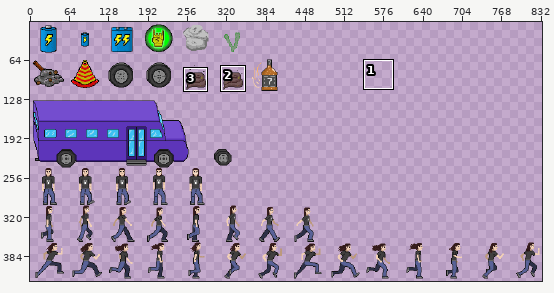
One commit to this sprite sheet: Assets/Art/rocker_sprite_sheet.png. The picture above shows the old version from afar; the outline marks the close-up.
Close-up. The starting point:
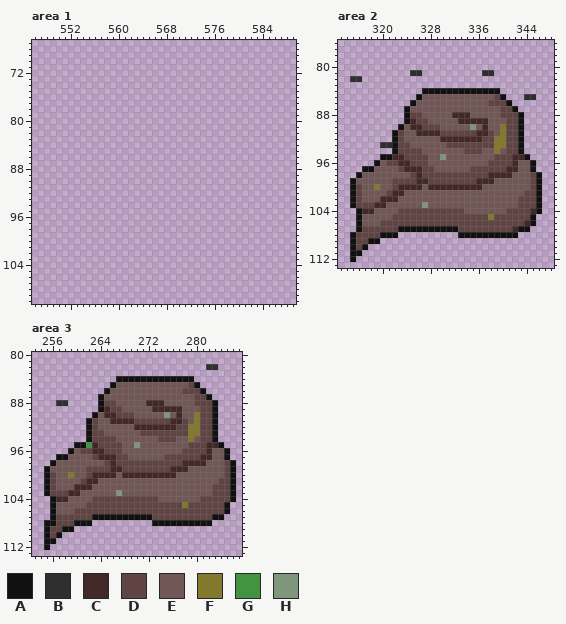
The file is 840x840 pixels. Pixels under 10% opacity are left out. Colours within 5 levels of each other are drawn and written as one. Shown: area 1: x 546..589, y 67..110; area 2: x 313..348, y 76..113; area 3: x 253..287, y 80..113. The wide view leaves out empty margins. The commit also changed other parts of the picture, which this record leaves out.
Palette (. is transparent): A #111111  B #2f2f2f  C #432828  D #604343  E #725757  F #82792c  G #429442  H #7e977c
Pixels before, area 2, first column x 315:
 81 ..........BB..........BB........
 82 BB..............................
 83 ................................
 84 ............AAAAAAAAAAAAA.......
 85 ...........AEEEEEEEEEEEEDA...BB.
 86 ..........AEEEEEEEEEEEEDDDA.....
 87 .........AEEEEEEEEEEEEEEEDDA....
 88 .........ADDEEEEECCCEEEEEDDDA...
 89 .........ACDDEEEEECCCCCEEEDDA...
 90 ........AECCDDDEEEEEHECEEFDDA...
 91 .......ADEECCCCDDDDDDCCDEFDDA...
 92 .......ADEEEEEECCCCCCCDDFFDDA...
 93 .....BBADDEEEEEEDDDDDDDDFFDDA...
 94 .......ADDDDEEEEEEEDDDEEFEDDA...
 95 .....AACCDDDDEEHEEEEEEEEDDDCCA..
 96 ....AEDDCCDDDEEEEEEEEEEDDDDCEEA.
 97 ..AAEEEEDCCCDDEEEEEEDDDDDDCCEEA.
 98 .AEEEEEEEEDCDDDDDDDDDDDCCCCEEEDA
 99 AEEEEEEDDDDCCDDDDDDDDCCCEEEEEEDA
100 ADEEFEEDCCCCECCCCCCCCCEEEEEEEEDA
101 ADEEEEDCCEEEEEEEEEEEEEEEEEEEEDDA
102 ADEEECCCEEEEEEEEEEEEEEEEEEEEDDDA
103 ADDDCCEEEEEEHEEEEEEEEEEEEEEEDDDA
104 .ACCEEEEDDDDDDDDDDDEEEEEEEDDDDCA
105 .AEEEEEDDDDDDDDDDDDDDDDFDDDDDDA.
106 .AEEEDDDDDDDDDDDDDDDDDDDDDDDDCA.
107 .ADDDDDDAAAAAAAAAADDDDDDDDDCAA..
108 ADDDDAAA..........AAAAAAAAAA....
109 ADDAA...........................
110 ADA.............................
111 AA..............................
112 A...............................
Pixels before, area 3, first column x 255:
 82 ...........................BB...
 83 ................................
 84 ............AAAAAAAAAAAAA.......
 85 ...........AEEEEEEEEEEEEDA......
 86 ..........AEEEEEEEEEEEEDDDA.....
 87 .........AEEEEEEEEEEEEEEEDDA....
 88 ..BB.....ADDEEEEECCCEEEEEDDDA...
 89 .........ACDDEEEEECCCCCEEEDDA...
 90 ........AECCDDDEEEEEHECEEFDDA...
 91 .......ADEECCCCDDDDDDCCDEFDDA...
 92 .......ADEEEEEECCCCCCCDDFFDDA...
 93 .......ADDEEEEEEDDDDDDDDFFDDA...
 94 .......ADDDDEEEEEEEDDDEEFEDDA...
 95 .....AAGCDDDDEEHEEEEEEEEDDDCCA..
 96 ....AEDDCCDDDEEEEEEEEEEDDDDCEEA.
 97 ..AAEEEEDCCCDDEEEEEEDDDDDDCCEEA.
 98 .AEEEEEEEEDCDDDDDDDDDDDCCCCEEEDA
 99 AEEEEEEDDDDCCDDDDDDDDCCCEEEEEEDA
100 ADEEFEEDCCCCECCCCCCCCCEEEEEEEEDA
101 ADEEEEDCCEEEEEEEEEEEEEEEEEEEEDDA
102 ADEEECCCEEEEEEEEEEEEEEEEEEEEDDDA
103 ADDDCCEEEEEEHEEEEEEEEEEEEEEEDDDA
104 .ACCEEEEDDDDDDDDDDDEEEEEEEDDDDDA
105 .AEEEEEDDDDDDDDDDDDDDDDFDDDDDDA.
106 .AEEEDDDDDDDDDDDDDDDDDDDDDDDDDA.
107 .ADDDDDDAAAAAAAAAADDDDDDDDDDAA..
108 AADDDAAA..........AAAAAAAAAA....
109 ADDAA...........................
110 ADA.............................
111 AA..............................
112 A...............................
Now the later version:
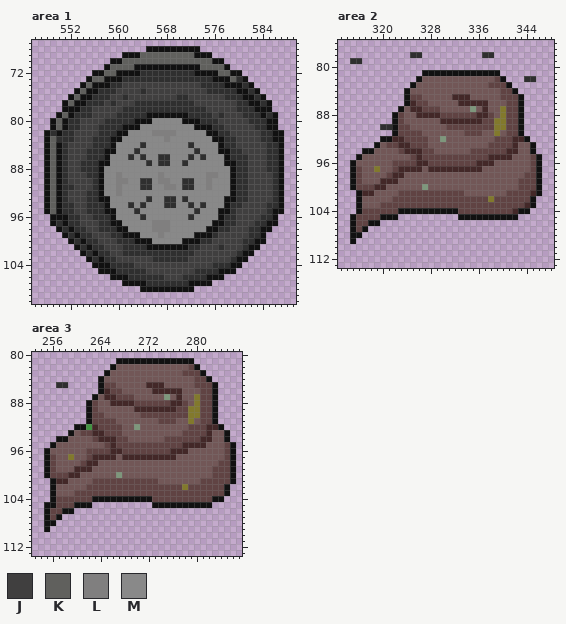
Colours new in this view: J #403f3f  K #60605d  L #807f7f  M #898989
What changed:
Changed rows in their new state; - is an unchanged pixel.
Area 1:
first column x 548:
 68 -----------------AAAAAAAAA--------------
 69 -------------AAAKKKKKKKKKAAA------------
 70 -----------AAKKKKKKKKKKKKKKKAA----------
 71 ----------AKKKKAAAAAAAAAAAKKKKA---------
 72 --------AAKKAAAABBBBBBBBBAAAAKKAA-------
 73 -------AKKAAABBBBBBBBBBBBBBBAAAKBA------
 74 ------AKAAABBJJJJJJJJJJJJJBBBBAAABA-----
 75 -----AKAABBBJJJJBJJJJJJJJJJBBBBBAABA----
 76 ----AKAABBBJJBJJJJJJJJBBJJJJJJBBBAABA---
 77 ---AKAABBBJBJJJBBBBBBBBBBJJJJJJJBBAABA--
 78 ---AAABBJJJJJBBBBBBBBBBBBBBJJJJJBBBAAA--
 79 --AKABBBJJJJBBBBBAAAAAAABBBBJBJJJBBBABA-
 80 -AKABBJJJJBBBBBAAAMMMMMAAABBBJJJJJBBBAA-
 81 -AKABBJJJBBBBAAAMMMMMMMMMAAABBJJJJJBBAA-
 82 ABABBJJJJBBBAAMMMMLLLLMMMMMAABBJJJJJBBAA
 83 AKBBBJJJBBBAAMMMMMMMLMMMMMMMAABBJJJJBBAA
 84 AKABJJJJBBBAMMMMBMMMMMMMBMMMMABBJJJJJBBA
 85 AKABJJJBBBAAMMMBMMMMMMMMMBMMMAABBJJJJBBA
 86 AKABJJJBBBAMMMBMBMMBBMMMBMBMMMABBBJJJBBA
 87 AKABJJBBBAAMMMMMMBMBBMMBMMMMMMAABBJJJBBA
 88 AKABJJBBBAMMMMMMMMMMMMMMMMMMMMMABBJJJBBA
 89 AKABJJJBBAMMLMMMMMMLMMMMMMMLLMMABBJJJJBA
 90 AKABJJJJBAMMLLMMBBMLLMMBBMMLMMMABBJJJJBA
 91 AKABBJJJBAMMLMMMBBMMLLMBBMMLMMMABBJJJJBA
 92 AKABJJJBBAMMLMMMMMMMMMMMMMMMMMMABBJJJJBA
 93 AKABJJJBBAAMMMMMMBMMBBMBMMMMMMAABBJJJJBA
 94 AKABBJJBBBAMMMBMBMMMBBMMBMBMMMABBJJJJBBA
 95 AKABBJJBBBAAMMMBMMMMMMMMMBMMMAABJJJJJBAA
 96 -AAABBJJBBBAMMMMBMMMMMMMBMMMMABBJJJJBBA-
 97 -ABABBJJJBBAAMMMMMLLLMMMMMMMAABBJJJBBAA-
 98 --ABABBJJBBBAAMMMMLLLMMMMMMAABBJJJBBAA--
 99 ---ABABBJJJBBAAAMMMLMMMMMAAABJJJJJBBA---
100 ----ABABBJJJBBBAAAMMMMMAAABBJJJJJBBAA---
101 -----ABABBJJJBBBBAAAAAAABBJJJBJJJBAA----
102 ------ABABBJJBBBBBBBBBBBBJJJJJJJBAA-----
103 -------ABABBJJJJJJBBBBBBJJJJJJJBAA------
104 --------AAABBBBJJJJJJJJJJJJJBBBAA-------
105 ---------AAABBBBBJJJJJJJJBBBBAAA--------
106 -----------AAABBBBBBJJJBBBBAAA----------
107 -------------AAAABBBBBBBAAAA------------
108 ----------------AAAAAAAAA---------------
Area 2:
first column x 315:
 78 ----------BB----------BB--------
 79 BB------------------------------
 81 ----------..AAAAAAAAAAAAA-------
 82 ..---------AEEEEEEEEEEEEDA---BB-
 83 ----------AEEEEEEEEEEEEDDDA-----
 84 ---------AEEEEEEEEEEEEEEEDDA----
 85 ---------ADD-----CCC----EDDDA..-
 86 ---------ACDD-----CCCCCEEEDDA---
 87 --------AECCDDD-----H-C--F-DA---
 88 -------ADEECCCCDDDDDDCCD-F------
 89 -------ADEEEE--CCC----DDFF------
 90 -----BBADDEEEEE-DDDDDDDDF-------
 91 ---------DDDEEEEEEE--DEEFE------
 92 -----AACCDDDD--HEEEEEEEEDD-CCA--
 93 ----AEDDCCDDD---EEEEEEE-DD-CEEA-
 94 --AAEEEE-CCCDD-----E--DDDDCCEEA-
 95 -AEEEEEEEE-C-DDDDDDDDDDCCCCEEEDA
 96 AEEEE-E-DD-CCDDDDDDDDCCCEEEE--DA
 97 ADEEF--DC---ECCCCCCCCCEEEEEE--DA
 98 AD----DCC-EEEEEEEEEEEEEEEEE--D--
 99 -D---CCCEEEEEEEEEEEEEEEE----DD--
100 --DDCC-EEEEEHEEEEEEEEE------DD--
101 .ACC--EEDDDDDDDDDDD-------DDD-C-
102 .A---EEDDDDDDDDDDDDDDDDFDDDD--A.
103 .AEEEDDDDDDDDDDDDDDDDDDDDDDD-CA.
104 --DDDDDDAAAAAAAAAA-DDDDDDD-CAA..
105 ADDDDAAA..........AAAAAAAAAA...-
106 ADDAA..........................-
107 ADA...........................--
108 -A......----------..........----
109 -....---------------------------
110 ...-----------------------------
111 ..------------------------------
112 .-------------------------------
Area 3:
first column x 255:
 81 ------------AAAAAAAAAAAAA-------
 82 -----------AEEEEEEEEEEEEDA-..---
 83 ----------AEEEEEEEEEEEEDDDA-----
 84 ---------AEEEEEEEEEEEEEEEDDA----
 85 --BB-----ADD-----CCC----EDDDA---
 86 ---------ACDD-----CCCCCEEEDDA---
 87 --------AECCDDD-----H-C--F-DA---
 88 --..---ADEECCCCDDDDDDCCD-F------
 89 -------ADEEEE--CCC----DDFF------
 90 -------ADDEEEEE-DDDDDDDDF-------
 91 ---------DDDEEEEEEE--DEEFE------
 92 -----AAGCDDDD--HEEEEEEEEDD-CCA--
 93 ----AEDDCCDDD---EEEEEEE-DD-CEEA-
 94 --AAEEEE-CCCDD-----E--DDDDCCEEA-
 95 -AEEEEEEEE-C-DDDDDDDDDDCCCCEEEDA
 96 AEEEE-E-DD-CCDDDDDDDDCCCEEEE--DA
 97 ADEEF--DC---ECCCCCCCCCEEEEEE--DA
 98 AD----DCC-EEEEEEEEEEEEEEEEE--D--
 99 -D---CCCEEEEEEEEEEEEEEEE----DD--
100 --DDCC-EEEEEHEEEEEEEEE------DD--
101 .ACC--EEDDDDDDDDDDD-------DDD---
102 .A---EEDDDDDDDDDDDDDDDDFDDDD--A.
103 .AEEEDDDDDDDDDDDDDDDDDDDDDDD--A.
104 --DDDDDDAAAAAAAAAA-DDDDDDD--AA..
105 A-DDDAAA..........AAAAAAAAAA...-
106 ADDAA..........................-
107 ADA...........................--
108 --......----------..........----
109 -....---------------------------
110 ...-----------------------------
111 ..------------------------------
112 .-------------------------------
